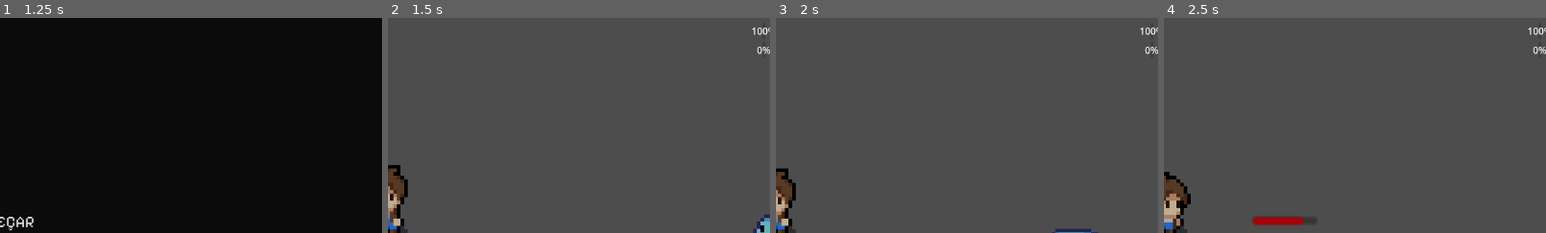
Above: before the commit, frames 1-4 (left to right).
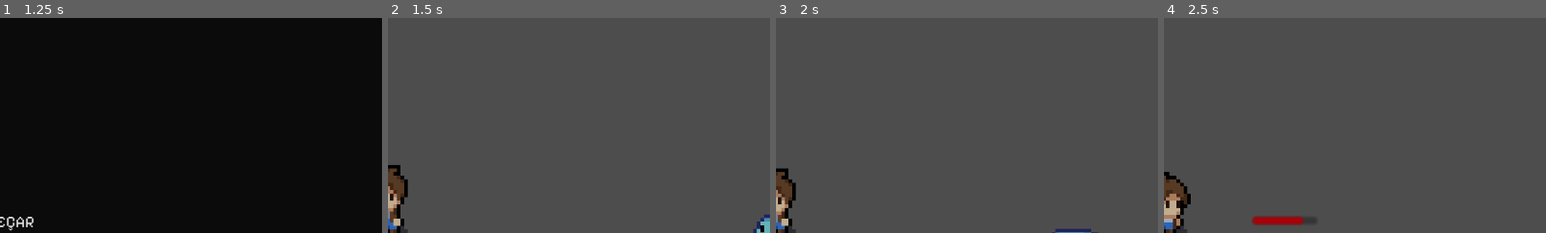
Above: after the commit, the same moments.

Repository: BellaFGS/EscapeMine
Game: Godot game, scene res://telas/intro_video.tscn
Two runs of this game, one before a commit and one after it. Both use one fixed random seed, a clock stepped at 60 frames per second and the inputs below. Video files are missing from this copy of the repository; at most half a second of black plays in their place.
Inputs (mouse positions are % of the whole screen's width and height, from its top left):
- Up to frame 1 (1.25 s): click "PULAR INTRO" at 0.5 s
- Up to frame 2 (1.5 s): click "COMEÇAR" at 1.25 s
- Up to frame 3 (2 s): no input
- Up to frame 4 (2.5 s): move the mouse to (72, 45) at 2.02 s; hold D (right) from 2.03 s (still down); click (72, 45) at 2.1 s
The pictures show only the part of the screen within x 50-100%, y 0-50%; the shares and areas given below are measured in that part.

Frame 1 is identical in both runs. In frame 2, 0.2% of the frame differs, in the area x 95-100%, y 4-17%; in frame 3, 0.2%; in frame 4, 0.2%.

Commit message:
Merger | Hud + branch atual

Diff:
--- a/escape-mine/scripts/Character.gd
+++ b/escape-mine/scripts/Character.gd
@@ -1,4 +1,6 @@
 extends CharacterBody2D
+
+signal vida_alterada(valor)
 
 @onready var anim = get_node_or_null("Animator")
 @onready var texture = get_node_or_null("Texture")
@@ -69,7 +71,6 @@
 	if esta_morto:
 		return
 
-
 	vida -= valor
 	emit_signal("vida_alterada", vida)
 	atualizar_barra_vida()
--- a/escape-mine/scripts/EnemyBuilder.gd
+++ b/escape-mine/scripts/EnemyBuilder.gd
@@ -2,7 +2,7 @@
 
 var slime_scene
 var vida = 5
-var forca = 1
+var forca = 10
 var cor = Color(0, 1, 0)
 
 func set_vida(v):
--- a/escape-mine/scripts/EnemySpawner.gd
+++ b/escape-mine/scripts/EnemySpawner.gd
@@ -38,7 +38,7 @@
 
 	match dificuldade:
 		"Fácil":
-			return criar_slime(Color.BLUE, 5, 1)
+			return criar_slime(Color.GREEN, 5, 50)
 
 		"Médio":
 			if rand < 0.7:
--- a/escape-mine/scripts/player.gd
+++ b/escape-mine/scripts/player.gd
@@ -1,6 +1,6 @@
 extends "res://scripts/Character.gd"
 
-signal vida_alterada(valor)
+#signal vida_alterada(valor)
 signal forca_alterado(valor)
 signal xp_alterado(valor)
 signal nivel_up(nivel)
--- a/escape-mine/telas/hud.tscn
+++ b/escape-mine/telas/hud.tscn
@@ -58,24 +58,6 @@
 theme_override_font_sizes/font_size = 40
 text = "00"
 
-[node name="barras_player" type="HBoxContainer" parent="control/container" unique_id=1191471798]
-layout_mode = 2
-size_flags_horizontal = 8
-size_flags_vertical = 0
-
-[node name="VBoxContainer" type="VBoxContainer" parent="control/container/barras_player" unique_id=981313194]
-layout_mode = 2
-size_flags_horizontal = 8
-theme_override_constants/separation = 5
-
-[node name="BarraVida" type="ProgressBar" parent="control/container/barras_player/VBoxContainer" unique_id=1938656970]
-layout_mode = 2
-value = 100.0
-
-[node name="BarraDano" type="ProgressBar" parent="control/container/barras_player/VBoxContainer" unique_id=1445899704]
-layout_mode = 2
-max_value = 50.0
-
 [node name="BarraDanoTextura" type="TextureProgressBar" parent="control" unique_id=1098307183]
 layout_mode = 0
 offset_left = 10.0
Not shown: 1 places in escape-mine/telas/hud.tscn that only renumber resources
